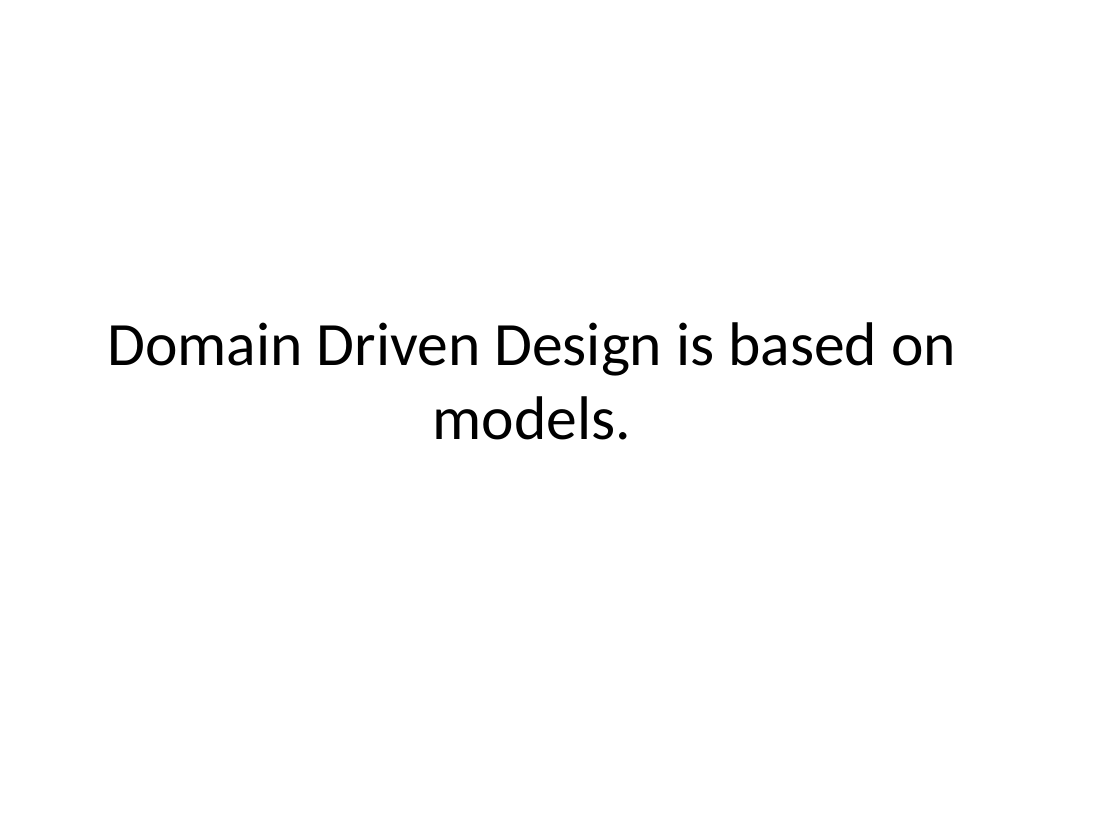
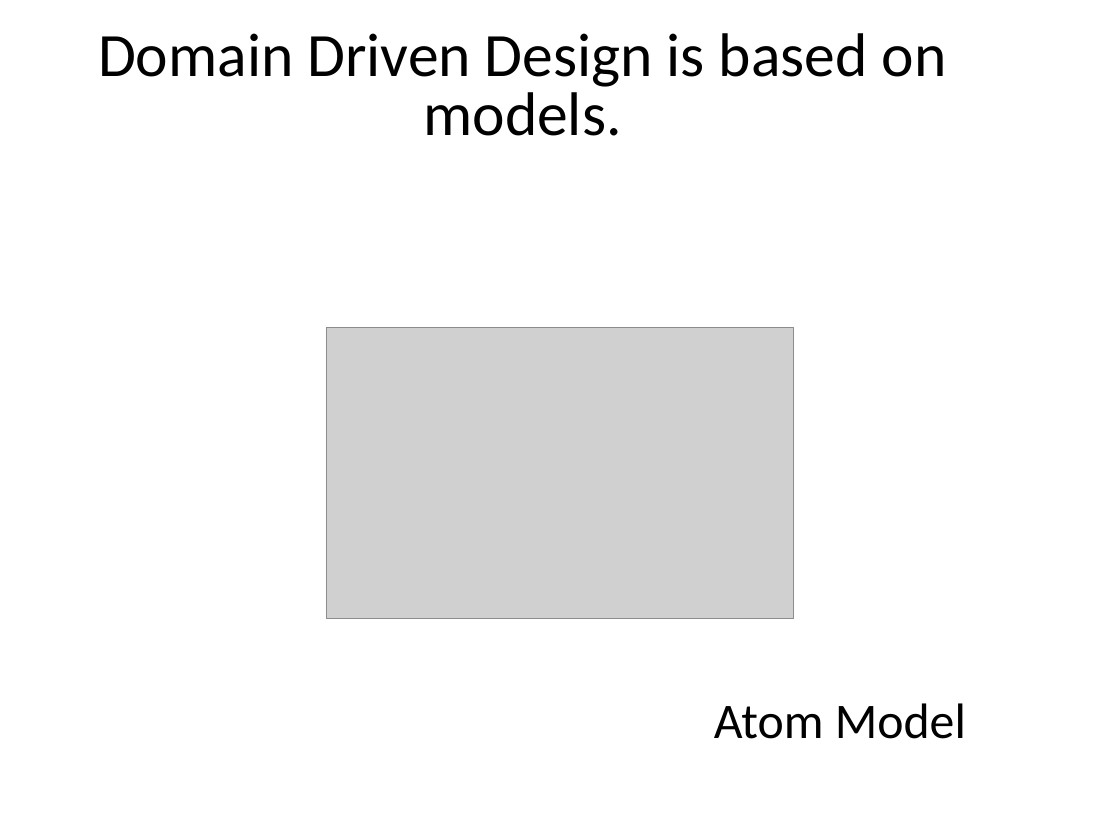
Before and after one commit to arturtv/dddpresentation, a slide deck: slide 8 of Domain-DrivenDesign.A.Trosin.pptx. Drawn at 1120x840 pixels with LibreOffice and Linux fonts; fonts in the diff are those of the drawing; grey boxes stand for pictures. Boxes give left, top, right and bottom in pixels: in the first picture for what was removed or moved away, otherwise in the second. Text is boxed around its words. In the diff, an @@ line names an element or a change of style, - is before the commit and + after.

```diff
--- a/Domain-DrivenDesign.A.Trosin.pptx
+++ b/Domain-DrivenDesign.A.Trosin.pptx
@@ text "Domain Driven Design is based ...": place and size @@
-text "Domain Driven Design is based ..." at [107, 322, 956, 440]
+text "Domain Driven Design is based ..." at [98, 33, 947, 136]
@@ text "Domain Driven Design is based ..." at [98, 33, 947, 136]: line spacing 1 to 0.8 @@
@@ picture added at [327, 328, 794, 618] @@
@@ title added at [714, 703, 966, 739], 32 pt, text #000000 @@
+Atom Model
```
Also in this commit, not shown: 5 other slides changed, 4 slides added, 1 slide removed.
